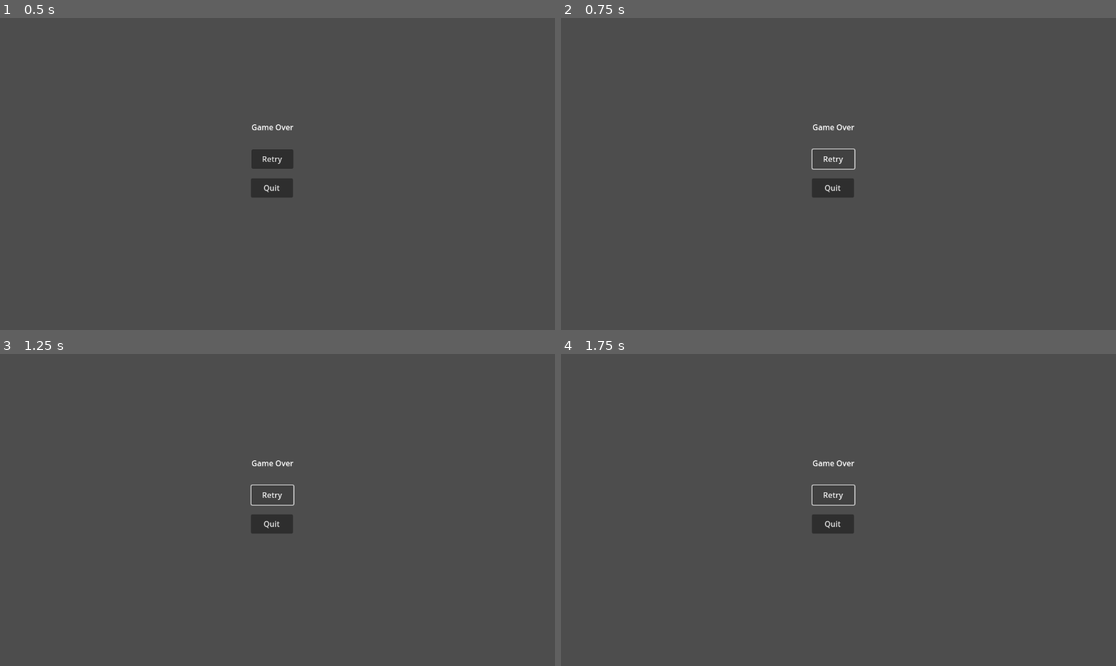
Above: before the commit, frames 1-4 (two rows, left to right).
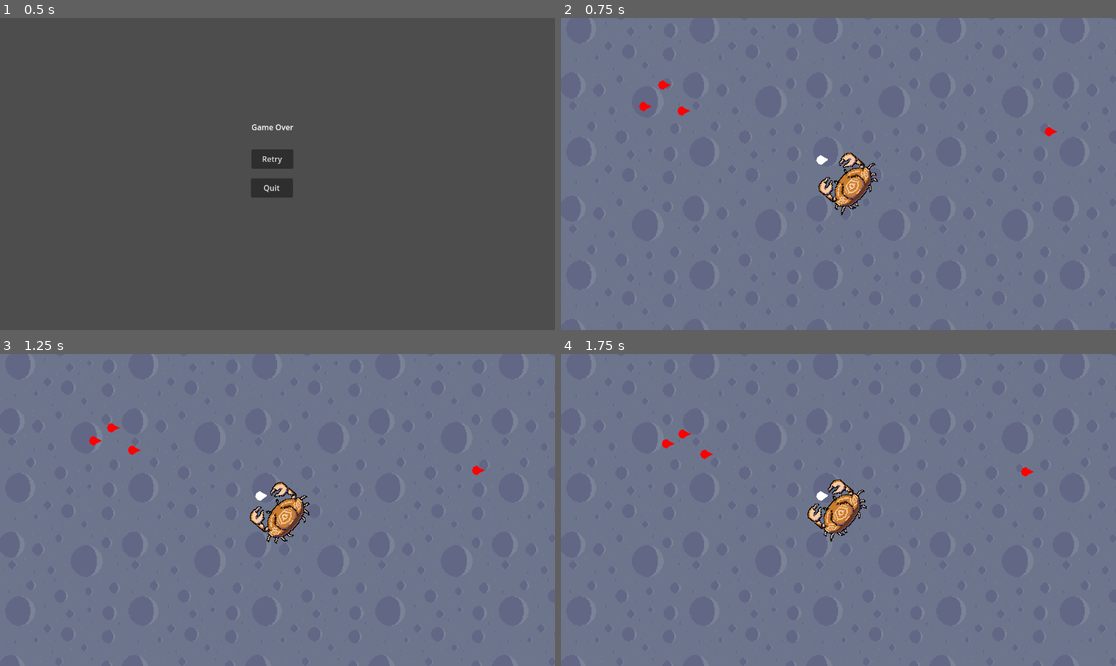
Above: after the commit, the same moments.

Repository: P-zee/UWRGJ-Team3
Game: Godot game, scene res://UI/game_over.tscn
Two runs of this game, one before a commit and one after it. Both use one fixed random seed, a clock stepped at 60 frames per second and the inputs below. This scene is started directly instead of the project's main scene.
Inputs (mouse positions are in pixels of both pictures, inside the frame that each line leads up to):
- Up to frame 1 (0.5 s): no input
- Up to frame 2 (0.75 s): click "Retry" at 0.5 s
- Up to frame 3 (1.25 s): no input
- Up to frame 4 (1.75 s): click (832, 494) at 1.25 s, where only the run before the commit has a clickable "Retry"

Frame 1 is identical in both runs. In frame 2, 100% of the frame differs, in the area x 0-100%, y 0-100%; in frame 3, 100%; in frame 4, 100%.

Commit message:
Added back functionality to game over buttons

Diff:
--- a/UI/gameover.gd
+++ b/UI/gameover.gd
@@ -12,8 +12,8 @@
 
 # Called when retry button is pressed
 func _on_retry_pressed() -> void:
-	pass # Replace with function body.
+	get_tree().change_scene_to_file("res://Environment/level.tscn")
 
 # Called when quit button is pressed
 func _on_quit_pressed() -> void:
-	pass # Replace with function body.
+	get_tree().quit()
